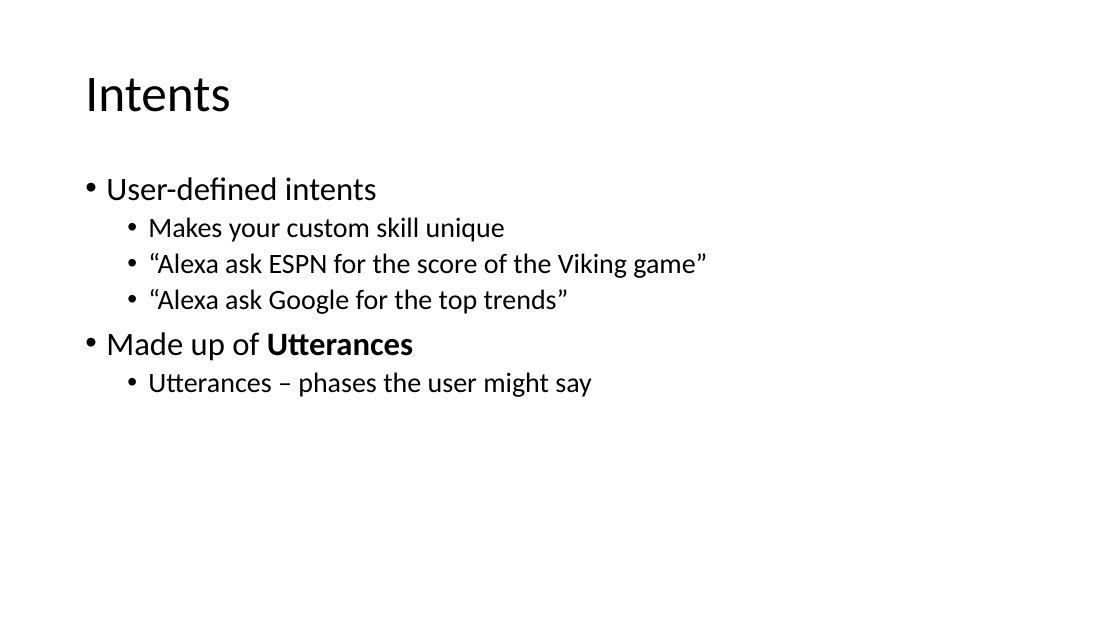
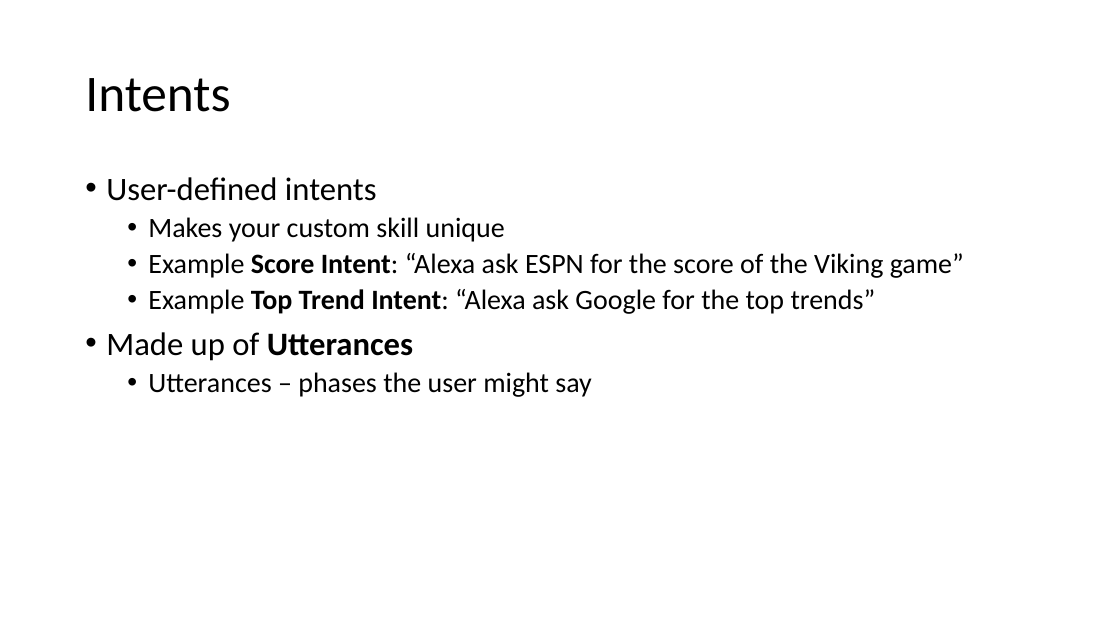
Before and after one commit to haydenwade/speaking-st-cloud-alexa-nodejs-public-apis, a slide deck: slide 9 of Building An Custom.pptx (slide 8 before the commit). Drawn at 1120x630 pixels with LibreOffice and Linux fonts; fonts in the diff are those of the drawing. Boxes give left, top, right and bottom in pixels: in the first picture for what was removed or moved away, otherwise in the second. Text is boxed around its words. In the diff, an @@ line names an element or a change of style, - is before the commit and + after.

```diff
--- a/Building An Custom.pptx
+++ b/Building An Custom.pptx
@@ text at [148, 253, 964, 314]: text changed @@
-  • “Alexa ask ESPN for the score of the Viking game”
-  • “Alexa ask Google for the top trends”
+  • Example Score Intent: “Alexa ask ESPN for the score of the Viking game”
+  • Example Top Trend Intent: “Alexa ask Google for the top trends”
```
Also in this commit, not shown: 6 other slides changed, 1 slide added, 5 other files.
